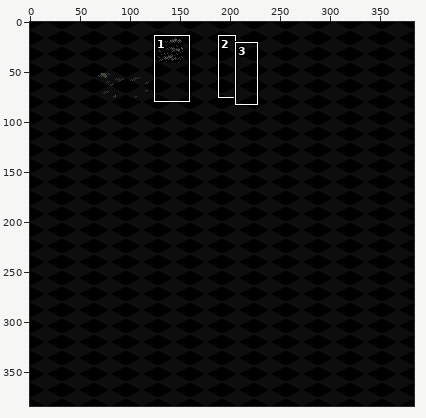
Two versions of one pixel-art file, asset/test..aseprite. The first picture is a wide view before the edit; the outline marks the close-up.
Close-up. The starting point:
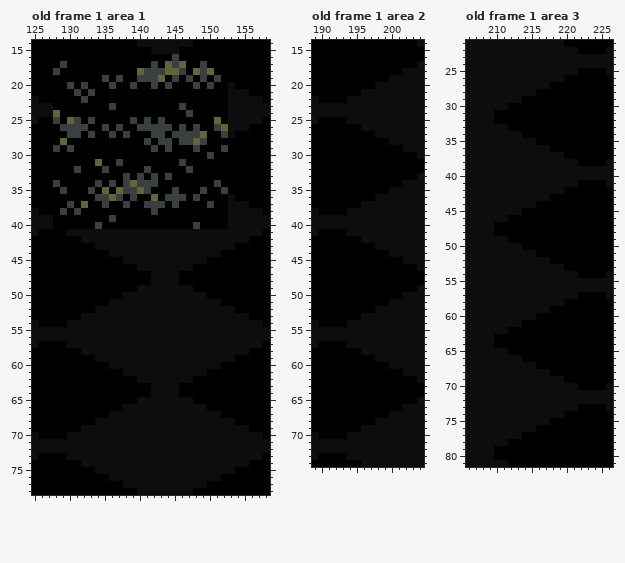
384x384 pixels, 1 frame. Shown: old frame 1 area 1: x 125..158, y 14..78; old frame 1 area 2: x 189..204, y 14..74; old frame 1 area 3: x 206..226, y 21..81. The commit also changed other frames or places, which this record leaves out.
And afterwards:
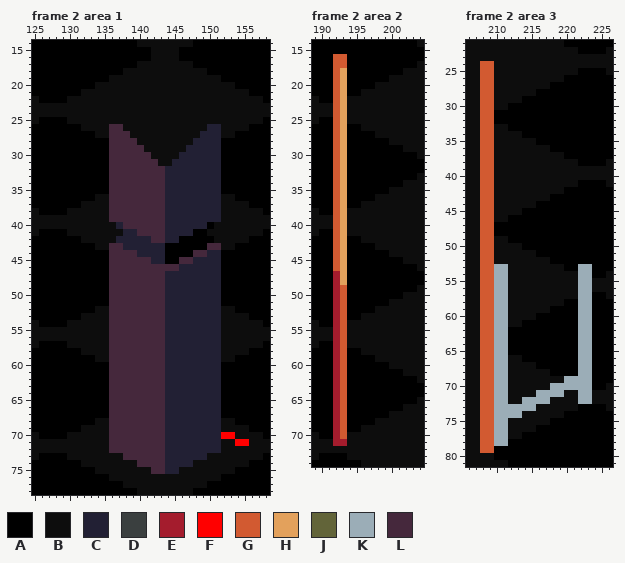
Palette (. is transparent): A #000000  B #0d0d0d  C #222034  D #3a3f3f  E #a41c2d  F #ff0000  G #d25a31  H #e3a15c  J #626439  K #9badb7  L #45283c
A new or re-ordered frame is compared with the old frame closest to it.
The exact change:
frames 1 -> 2
Changed rows in their new state; - is an unchanged pixel.
Frame 2 area 1 is new; against old frame 1, layer "Layer 1":
first column x 128:
16 --------------BBBB----------
17 -A----------BBBBBBBB-A------
18 A---------BBBBBBBBBBBBA-----
19 -------ABBBBBBBBBBBBBBBB----
20 --A-A-BBBBBBBBBBBBBBBBBBB---
21 ---ABBBBBBBBBBBBBBBBBBBBB---
22 --BBBBBBBBBBBBBBBBBBBBBBB---
23 BBBBBBBBBBBBBBBBBBBBBBBBB---
24 BBBBBBBBBBBBBBBBBBBBBBBBB---
25 A-BBBBBBBBBBBBBBBBBBBBBBB---
26 -AAABBBBLLBBBBBBBBBBBBCCB---
27 --AA-ABBLLLBBBBBBBBBBCCCB---
28 -A------LLLLBBBBBBBBCCCC----
29 A-A-----LLLLLBBBBBBCCCCCA---
30 --------LLLLLLBBBBCCCCCC----
31 ------A-LLLLLLLBBCCCCCCC----
32 ---A---ALLLLLLLLCCCCCCCC----
33 --------LLLLLLLLCCCCCCCC----
34 A-----A-LLLLLLLLCCCCCCCC----
35 -A---A-ALLLLLLLLCCCCCCCCA---
36 ------BBLLLLLLLLCCCCCCCCB---
37 --A-BBBBLLLLLLLLCCCCCCCCB---
38 -ABBBBBBLLLLLLLLCCCCCCCCB---
39 BBBBBBBBLLLLLLLLCCCCCCCCB---
40 BBBBBBBBBCLLLLLLCCCCCC-BB---
41 ----------CCLLLLCCCCAA------
42 ---------CCCCCLLCCAAAAA-----
43 --------LLCCCCCCAAAAAALL----
44 --------LLLLCCCCAAAALLCC----
45 --------LLLLLLCCAALLCCCC----
46 --------LLLLLLLLLLCCCCCC----
47 --------LLLLLLLLCCCCCCCC----
48 --------LLLLLLLLCCCCCCCC----
49 --------LLLLLLLLCCCCCCCC----
50 --------LLLLLLLLCCCCCCCC----
51 --------LLLLLLLLCCCCCCCC----
52 --------LLLLLLLLCCCCCCCC----
53 --------LLLLLLLLCCCCCCCC----
54 --------LLLLLLLLCCCCCCCC----
55 --------LLLLLLLLCCCCCCCC----
56 --------LLLLLLLLCCCCCCCC----
57 --------LLLLLLLLCCCCCCCC----
58 --------LLLLLLLLCCCCCCCC----
59 --------LLLLLLLLCCCCCCCC----
60 --------LLLLLLLLCCCCCCCC----
61 --------LLLLLLLLCCCCCCCC----
62 --------LLLLLLLLCCCCCCCC----
63 --------LLLLLLLLCCCCCCCC----
64 --------LLLLLLLLCCCCCCCC----
65 --------LLLLLLLLCCCCCCCC----
66 --------LLLLLLLLCCCCCCCC----
67 --------LLLLLLLLCCCCCCCC----
68 --------LLLLLLLLCCCCCCCC----
69 --------LLLLLLLLCCCCCCCC----
70 --------LLLLLLLLCCCCCCCCFF--
71 --------LLLLLLLLCCCCCCCC--FF
72 --------LLLLLLLLCCCCCCCC----
73 ----------LLLLLLCCCCCC------
74 ------------LLLLCCCC--------
75 --------------LLCC----------
Frame 2 area 2 is new; against old frame 1, layer "Layer 1":
first column x 192:
16 GG
17 GG
18 GH
19 GH
20 GH
21 GH
22 GH
23 GH
24 GH
25 GH
26 GH
27 GH
28 GH
29 GH
30 GH
31 GH
32 GH
33 GH
34 GH
35 GH
36 GH
37 GH
38 GH
39 GH
40 GH
41 GH
42 GH
43 GH
44 GH
45 GH
46 GH
47 EH
48 EH
49 EG
50 EG
51 EG
52 EG
53 EG
54 EG
55 EG
56 EG
57 EG
58 EG
59 EG
60 EG
61 EG
62 EG
63 EG
64 EG
65 EG
66 EG
67 EG
68 EG
69 EG
70 EG
71 EE
Frame 2 area 3 is new; against old frame 1, layer "Layer 1":
first column x 208:
24 GG--------------
25 GG--------------
26 GG--------------
27 GG--------------
28 GG--------------
29 GG--------------
30 GG--------------
31 GG--------------
32 GG--------------
33 GG--------------
34 GG--------------
35 GG--------------
36 GG--------------
37 GG--------------
38 GG--------------
39 GG--------------
40 GG--------------
41 GG--------------
42 GG--------------
43 GG--------------
44 GG--------------
45 GG--------------
46 GG--------------
47 GG--------------
48 GG--------------
49 GG--------------
50 GG--------------
51 GG--------------
52 GG--------------
53 GGKK----------KK
54 GGKK----------KK
55 GGKK----------KK
56 GGKK----------KK
57 GGKK----------KK
58 GGKK----------KK
59 GGKK----------KK
60 GGKK----------KK
61 GGKK----------KK
62 GGKK----------KK
63 GGKK----------KK
64 GGKK----------KK
65 GGKK----------KK
66 GGKK----------KK
67 GGKK----------KK
68 GGKK----------KK
69 GGKK--------KKKK
70 GGKK------KKKKKK
71 GGKK----KKKK--KK
72 GGKK--KKKK----KK
73 GGKKKKKK--------
74 GGKKKK----------
75 GGKK------------
76 GGKK------------
77 GGKK------------
78 GGKK------------
79 GG--------------
Changed places in both close-ups, as pixel boxes (x1, y1, x2, y2):
changed: (53, 54, 249, 474)
changed: (333, 54, 347, 446)
changed: (480, 61, 592, 453)
